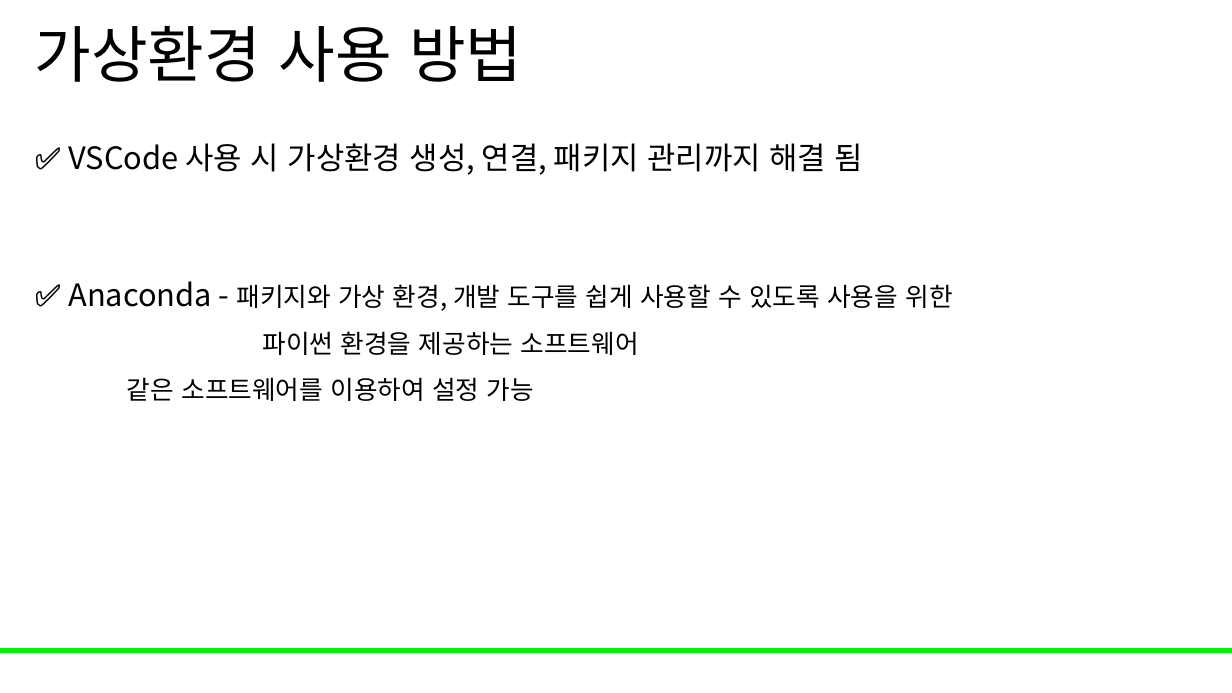
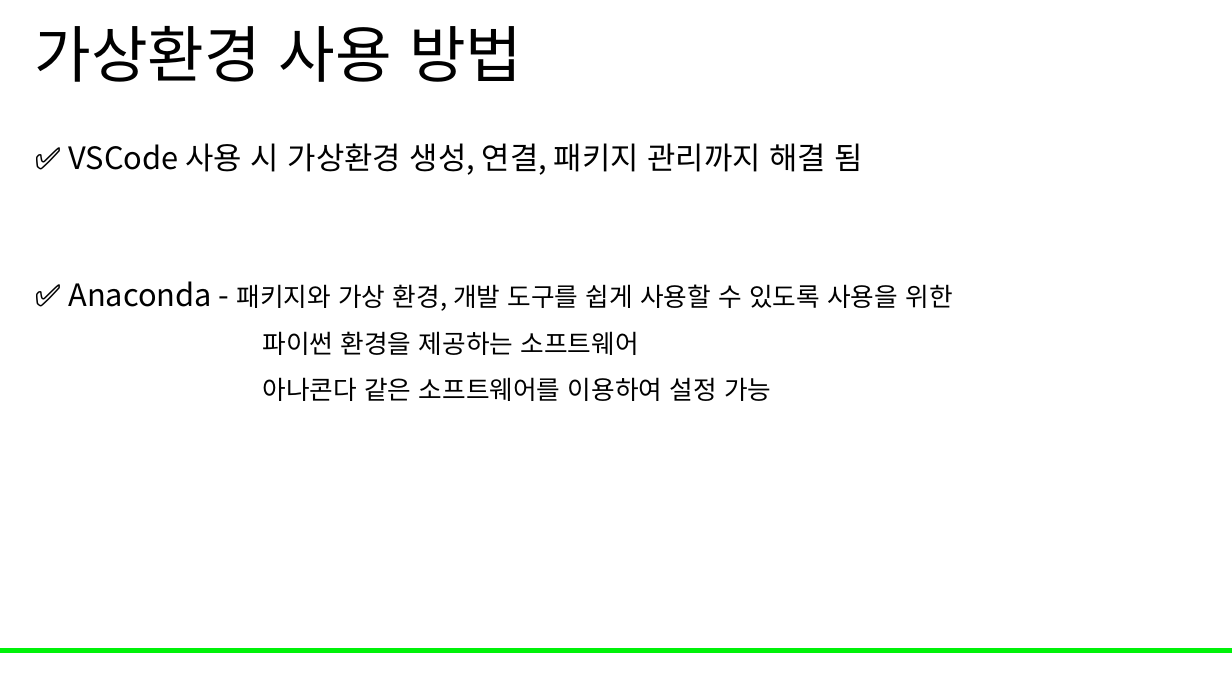
Before and after one commit to Leader-Lesson/KDT_RE_5th, a slide deck: slide 5 of material/3_데이터분석/01_numpy.pptx. Drawn at 1232x693 pixels with LibreOffice and Linux fonts; fonts in the diff are those of the drawing; background and template pictures are left out. Boxes give left, top, right and bottom in pixels: in the first picture for what was removed or moved away, otherwise in the second. Text is boxed around its words. In the diff, an @@ line names an element or a change of style, - is before the commit and + after.

```diff
--- a/material/3_데이터분석/01_numpy.pptx
+++ b/material/3_데이터분석/01_numpy.pptx
@@ text at (68,281,952,401): text changed @@
-✅ Anaconda - 패키지와 가상 환경, 개발 도구를 쉽게 사용할 수 있도록 사용을 위한
-파이썬 환경을 제공하는 소프트웨어
-같은 소프트웨어를 이용하여 설정 가능
+✅ Anaconda - 패키지와 가상 환경, 개발 도구를 쉽게 사용할 수 있도록 사용을 위한
+파이썬 환경을 제공하는 소프트웨어
+아나콘다 같은 소프트웨어를 이용하여 설정 가능
```
Also in this commit, not shown: 50 other slides changed, 1 other file.
